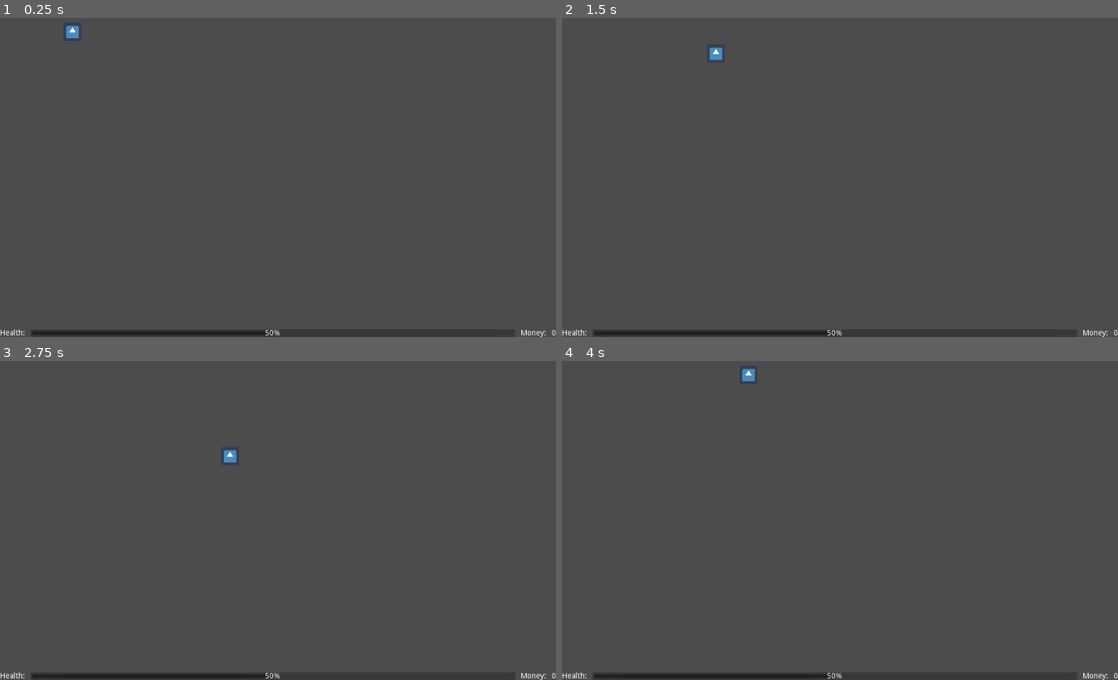
Above: before the commit, frames 1-4 (two rows, left to right).
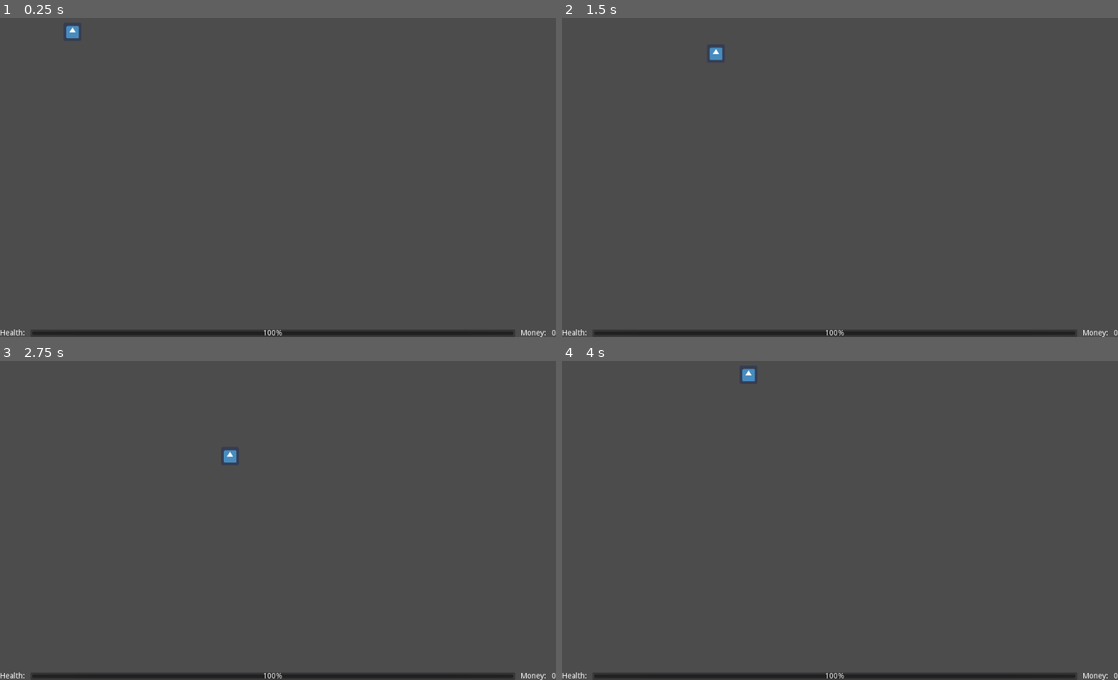
Above: after the commit, the same moments.

Repository: LMBishop/LikKanShootdown
Game: Godot game, scene res://Node2D.tscn
Same seed, same stepped clock (60 frames per second), same inputs: the game is played once before the commit and once after it. The engine's default icon, where the game draws it, is replaced by a stand-in: a white triangle on a blue panel in a dark square.
Inputs:
- Up to frame 1 (0.25 s): no input
- Up to frame 2 (1.5 s): tap Enter at 0.5 s; hold Right (right) 0.53-1.28 s; hold Down (down) from 1.28 s (still down)
- Up to frame 3 (2.75 s): release Down (down) at 2.03 s; hold Right (right) from 2.03 s (still down)
- Up to frame 4 (4 s): release Right (right) at 2.78 s; hold Up (up) 2.78-3.53 s; hold Left (left) from 3.53 s (still down)

The runs differ from the first frame. In frame 1, 0.3% of the frame differs, in the area x 47-93%, y 97-100%; in frame 2, 0.3%; in frame 3, 0.3%; in frame 4, 0.3%.

Commit message:
Set default health to 100%

Diff:
--- a/Node2D.tscn
+++ b/Node2D.tscn
@@ -42,7 +42,7 @@
 margin_bottom = 14.0
 size_flags_horizontal = 3
 size_flags_vertical = 3
-value = 50.0
+value = 100.0
 
 [node name="Label2" type="Label" parent="HBoxContainer"]
 margin_left = 959.0
